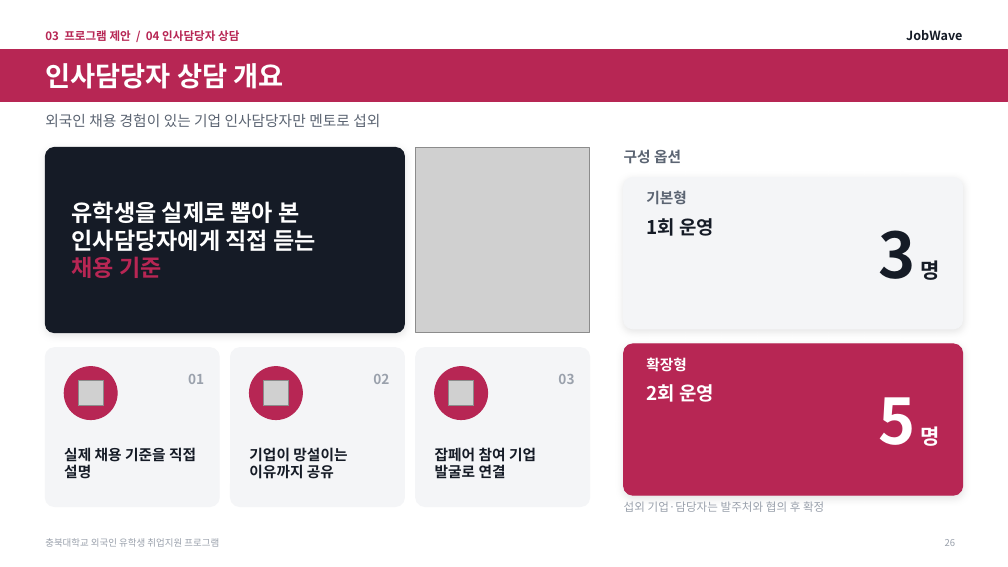
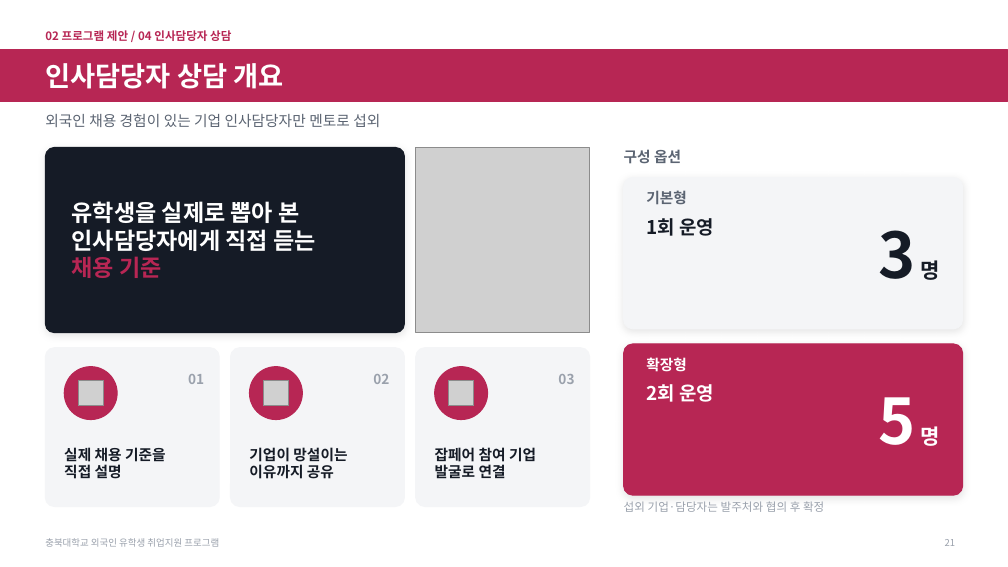
Before and after one commit to job-wave/Codex, a slide deck: slide 21 of output/jobwave-cbnu-proposal/JobWave_proposal_visual.pptx (slide 26 before the commit). Drawn at 1008x567 pixels with LibreOffice and Linux fonts; fonts in the diff are those of the drawing; grey boxes stand for pictures; background and template pictures are left out. Boxes give left, top, right and bottom in pixels: in the first picture for what was removed or moved away, otherwise in the second. Text is boxed around its words. In the diff, an @@ line names an element or a change of style, - is before the commit and + after.

```diff
--- a/output/jobwave-cbnu-proposal/JobWave_proposal_visual.pptx
+++ b/output/jobwave-cbnu-proposal/JobWave_proposal_visual.pptx
@@ text at (45,30,231,41): text changed @@
-03 프로그램 제안 / 04 인사담당자 상담
+02 프로그램 제안 / 04 인사담당자 상담
@@ text removed at (906,30,962,40) @@
-JobWave
@@ text at (64,447,166,479): text changed @@
-실제 채용 기준을 직접 설명
+실제 채용 기준을
+직접 설명
@@ page number at (945,539,955,546): text changed @@
-26
+21
```
Also in this commit, not shown: 37 other slides changed, 5 slides removed, 8 other files.
